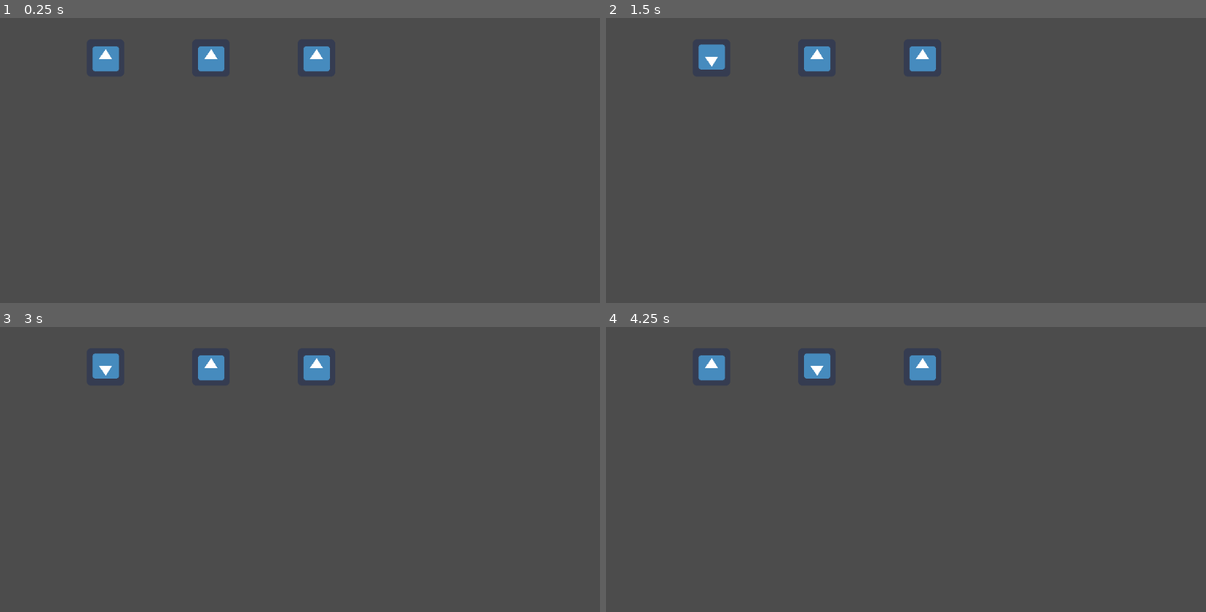
Above: before the commit, frames 1-4 (two rows, left to right).
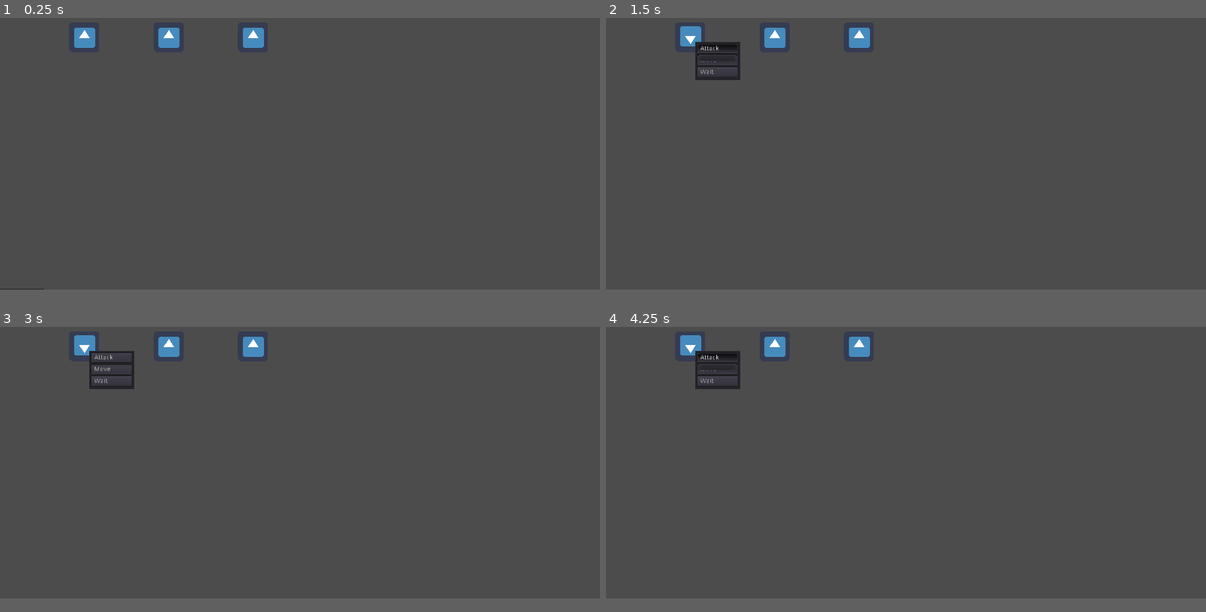
Above: after the commit, the same moments.

Repository: braxton-mclean/GourmetFeud
Game: Godot game, scene res://src/scenes/ColiseumScene.tscn
Two runs of this game, one before a commit and one after it. Both use one fixed random seed, a clock stepped at 60 frames per second and the inputs below. The engine's default icon, where the game draws it, is replaced by a stand-in: a white triangle on a blue panel in a dark square.
Inputs (mouse positions are in pixels of both pictures, inside the frame that each line leads up to):
- Up to frame 1 (0.25 s): no input
- Up to frame 2 (1.5 s): tap Enter at 0.5 s; tap Space at 0.77 s; click (720, 52) at 1.25 s, where only the run after the commit has a clickable "Attack"
- Up to frame 3 (3 s): click (114, 372) at 2 s, where only the run after the commit has a clickable "Move"; click (114, 386) at 2.75 s, where only the run after the commit has a clickable "Wait"
- Up to frame 4 (4.25 s): click (720, 361) at 3.5 s, where only the run after the commit has a clickable "Attack"
In our replay, the window is 800x468 before the commit and 800x450 after it. These sizes can differ from the game's own. Grey fills any space a smaller window leaves; there, only what the larger window draws over its background counts as a difference.

The runs differ from the first frame. In frame 1, 1.9% of the frame differs, in the area x 0-55%, y 3-96%; in frame 2, 2.3%; in frame 3, 2.2%; in frame 4, 2.4%, in the area x 12-55%, y 2-22%.

Commit message:
Created Initial Battle Menu logic
Moved processing of unit turn from GameTick System to UnitsComponent (should probably reconsider the name - Unit Manager might be better, might want to make another component instead in the hierarchy that does this processing though, a Units node is generally useful). With this change added Battle Menu basics with default Godot UI and buttons. Only Wait currently works but the signals for the others can be connected and used for other things.

Diff:
--- a/project.godot
+++ b/project.godot
@@ -19,6 +19,13 @@
 run/main_scene="res://src/scenes/ColiseumScene.tscn"
 config/icon="res://src/assets/icon.png"
 
+[display]
+
+window/size/width=1280
+window/size/height=720
+window/stretch/mode="2d"
+window/stretch/aspect="keep"
+
 [rendering]
 
 environment/default_environment="res://default_env.tres"
--- a/src/scenes/ColiseumScene.tscn
+++ b/src/scenes/ColiseumScene.tscn
@@ -1,10 +1,11 @@
-[gd_scene load_steps=4 format=2]
+[gd_scene load_steps=5 format=2]
 
 [ext_resource path="res://src/scripts/ColiseumGametickSystem.gd" type="Script" id=1]
 [ext_resource path="res://src/scenes/Unit.tscn" type="PackedScene" id=2]
 [ext_resource path="res://src/scripts/UnitsComponent.gd" type="Script" id=3]
+[ext_resource path="res://src/scenes/UI/BattleMenu.tscn" type="PackedScene" id=4]
 
-[node name="ColiseumScene" type="Node2D"]
+[node name="ColiseumScene" type="Node"]
 script = ExtResource( 1 )
 
 [node name="TestMapGrid" type="Node2D" parent="."]
@@ -29,6 +30,14 @@
 [node name="TestUnit3" parent="Units" instance=ExtResource( 2 )]
 position = Vector2( 540, 180 )
 
+[node name="CanvasLayer" type="CanvasLayer" parent="."]
+
+[node name="BattleMenu" parent="CanvasLayer" instance=ExtResource( 4 )]
+margin_left = -1.36038
+margin_top = 718.64
+margin_right = -1.36038
+margin_bottom = 718.64
+
 [editable path="Units/TestUnit"]
 
 [editable path="Units/TestUnit2"]
--- /dev/null
+++ b/src/scenes/UI/BattleMenu.tscn
@@ -0,0 +1,52 @@
+[gd_scene format=2]
+
+[node name="BattleMenu" type="Panel"]
+anchor_right = 0.075
+anchor_bottom = 0.113
+__meta__ = {
+"_edit_use_anchors_": false
+}
+
+[node name="BMButtonContainer" type="Control" parent="."]
+anchor_right = 1.0
+anchor_bottom = 1.0
+margin_left = 5.0
+margin_top = 5.0
+margin_right = -5.0
+margin_bottom = -5.0
+__meta__ = {
+"_edit_use_anchors_": false
+}
+
+[node name="BMAttackButton" type="MenuButton" parent="BMButtonContainer"]
+anchor_right = 1.0
+margin_bottom = 20.0
+hint_tooltip = "Take an Attack Action against a Unit within range of this Unit's equipped weapon."
+text = "Attack"
+flat = false
+align = 0
+__meta__ = {
+"_edit_use_anchors_": false
+}
+
+[node name="BMMoveButton" type="Button" parent="BMButtonContainer"]
+anchor_right = 1.0
+margin_top = 25.0
+hint_tooltip = "Use this Unit's Movement to travel the battlefield.
+Usually only one Movement per turn."
+text = "Move"
+align = 0
+__meta__ = {
+"_edit_use_anchors_": false
+}
+
+[node name="BMWaitButton" type="Button" parent="BMButtonContainer"]
+anchor_right = 1.0
+margin_top = 50.0
+margin_bottom = 70.0
+hint_tooltip = "End this Unit's turn."
+text = "Wait"
+align = 0
+__meta__ = {
+"_edit_use_anchors_": false
+}
--- /dev/null
+++ b/src/scenes/UI/ColiseumHUD.tscn
@@ -0,0 +1,8 @@
+[gd_scene format=2]
+
+[node name="ColiseumHUD" type="Control"]
+anchor_right = 1.0
+anchor_bottom = 1.0
+__meta__ = {
+"_edit_use_anchors_": false
+}
--- a/src/scripts/ColiseumGametickSystem.gd
+++ b/src/scripts/ColiseumGametickSystem.gd
@@ -1,4 +1,4 @@
-extends Node2D
+extends Node
 
 signal started_gametick
 signal started_status_phase
@@ -53,24 +53,23 @@
 
 		# ===== Action Phase =====
 		emit_signal("started_action_phase")
+		var units_active_turn_state = self.units_node.take_active_turns()
+		if units_active_turn_state:
+			yield(self.units_node, "finished_active_turns")
 
 		# Dummy logic just to see processing Unit.
 		# This logic should be moved out of GameTick
 		# and into the manager for Units
-		for unit in self.units_node.units:
-			print(unit.get_tick_counter())
 
-		while not self.units_node.readied_units.empty():
-			var unit = self.units_node.readied_units.pop_front()
-			print(unit.name + "'s Turn!")
-			unit.take_turn()
-			yield(unit, "completed_turn")
-			pass
+		#for unit in self.units_node.units:
+		#	print(unit.get_tick_counter())
 
-#		for unit in self.units_node.readied_units:
-#			print(unit.name + "'s Turn!")
-#			unit.take_turn()
-#			yield(unit, "completed_turn")
+		#while not self.units_node.readied_units.empty():
+		#	var unit = self.units_node.readied_units.pop_front()
+		#	print(unit.name + "'s Turn!")
+		#	unit.take_turn()
+		#	yield(unit, "completed_turn")
+		#	pass
 
 		emit_signal("finished_action_phase")
 
--- a/src/scripts/UnitComponent.gd
+++ b/src/scripts/UnitComponent.gd
@@ -12,12 +12,21 @@
 	pass
 
 
-func take_turn():
+#func take_turn():
+#	unit_sprite.flip_v = true
+#	yield(get_tree().create_timer(3), "timeout")
+#	unit_sprite.flip_v = false
+#	self.unit_stats.tick_counter = 0
+#	emit_signal("completed_turn", self)
+
+
+func take_active_turn():
 	unit_sprite.flip_v = true
-	yield(get_tree().create_timer(3), "timeout")
+	yield()
 	unit_sprite.flip_v = false
 	self.unit_stats.tick_counter = 0
-	emit_signal("completed_turn", self)
+	self.unit_stats.turn_remaining_actions = self.unit_stats.turn_remaining_actions_def
+	self.unit_stats.turn_remaining_moves = self.unit_stats.turn_remaining_moves_def
 
 
 func progress_tick_counter(gametick_counter):
--- a/src/scripts/UnitStatComponent.gd
+++ b/src/scripts/UnitStatComponent.gd
@@ -11,18 +11,21 @@
 export var stat_move = 4
 
 var tick_counter = 0
-
+var turn_remaining_moves_def = 1
+var turn_remaining_moves = 1
+var turn_remaining_actions_def = 1
+var turn_remaining_actions = 1
 
 func _ready():
 	pass
 
 
-func _unit_update_loop():
-	while true:
-		print("Creating Timer")
-		yield(get_tree().create_timer(.5), "timeout")
-		self.tick_counter += self.stat_speed
-		print("Adding Speed")
+#func _unit_update_loop():
+#	while true:
+#		print("Creating Timer")
+#		yield(get_tree().create_timer(.5), "timeout")
+#		self.tick_counter += self.stat_speed
+#		print("Adding Speed")
 
 
 # Called every frame. 'delta' is the elapsed time since the previous frame.
--- a/src/scripts/UnitsComponent.gd
+++ b/src/scripts/UnitsComponent.gd
@@ -1,11 +1,16 @@
 extends Node2D
 
+signal finished_active_turns
+
 onready var units = self.get_children()
+onready var battle_menu_node = get_node("/root/ColiseumScene/CanvasLayer/BattleMenu")
+
 var readied_units = [] # Queue of readied Units
 
 
 # Called when the node enters the scene tree for the first time.
 func _ready():
+	print(battle_menu_node.name)
 	pass # Replace with function body.
 
 
@@ -29,3 +34,48 @@
 		return true
 	else:
 		return false
+
+
+func take_active_turns():
+	for unit in self.units:
+		print(unit.get_tick_counter())
+
+	if self.readied_units.empty():
+		return null
+	else:
+		while not self.readied_units.empty():
+			var unit = self.readied_units.front()
+			print(unit.name + "'s Turn!")
+
+			# Instead of Unit taking control:
+			#unit.take_turn()
+			#yield(unit, "completed_turn")
+			# Have Unit set up anything particular with start of turn (ie. animate, wind-up)
+			# which yields a state to resume once the turn is completed (ie. wind-down)
+			var unit_active_turn_state = unit.take_active_turn()
+
+			# Set up battle menu at Unit location w/ small offset
+			battle_menu_node.set_position(Vector2(unit.position.x + 10, unit.position.y + 10))
+			# TODO: Connect Battle Menu button events to Unit specifics like navigation etc.
+
+			# Set yield to UI's turn complete signal (The player selects "Wait")
+			yield(battle_menu_node.get_node("BMButtonContainer/BMWaitButton"), "pressed")
+
+			# Once complete signal received, let unit finish its active turn (ie. wind down)
+			unit_active_turn_state.resume()
+
+			# Finally, remove the unit from the queue of readied units
+			# Need to do this here so if the unit cancels its action we can instead
+			# start the turn over cleanly at a previous point (nothing selected,
+			# after move+before attack, before move+after attack)
+			# TODO: Be aware of how to distinguish what move the unit can currently do
+			# Currently the Unit has a couple of stat variables distinguishing how many
+			# move and attack actions it has left this turn.
+			# It gets reset on the .resume() call above
+			self.readied_units.pop_front()
+		print("emitting")
+		emit_signal("finished_active_turns")
+
+
+func unit_take_turn(unit):
+	pass
